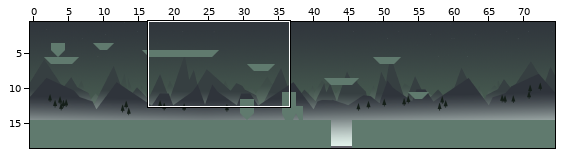
Two states of a Tiled map (JSON), assets/Tilemap/level1_ground_test.json. The picture above shows the old version from afar; the outline marks the close-up.
Close-up. Before the commit:
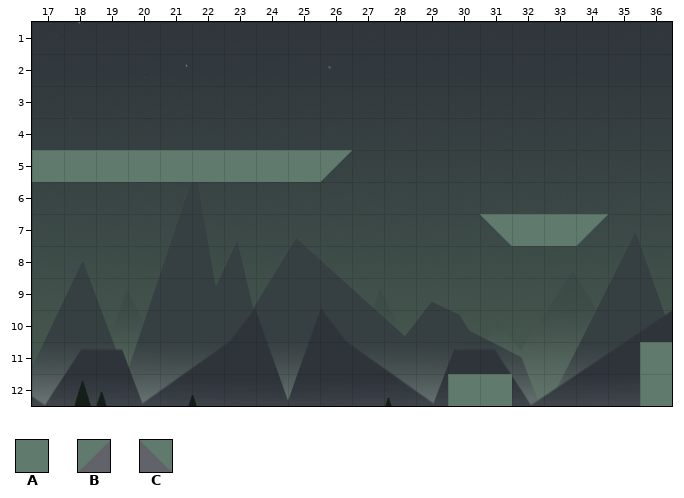
Cells are 32x32 px. Shown: x 17..36, y 1..12. The commit also changed other parts of the map, which this record leaves out.
Key: from "level1_tilemap": A 0, B 1, C 2.
_ is an empty cell.
Layer "Kachelebene 2" before, first column x 17:
 1 ____________________
 2 ____________________
 3 ____________________
 4 ____________________
 5 AAAAAAAAAB__________
 6 ____________________
 7 ______________CAAB__
 8 ____________________
 9 ____________________
10 ____________________
11 ___________________A
12 _____________AA____A
The same view after the edit:
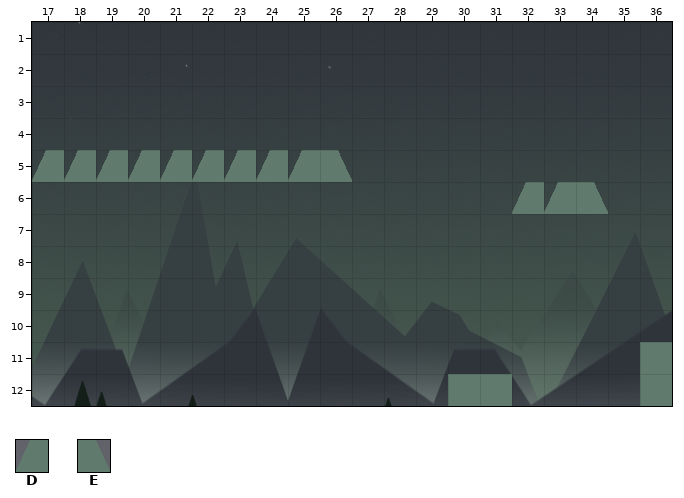
Further tiles: from "level1_tilemap": D 11, E 12.
Changes in this commit:
Changed rows in their new state; . is an unchanged cell.
Layer "Kachelebene 2":
first column x 17:
 5 DDDDDDDDDE........
 6 ...............DDE
 7 ..............____
Where, in picture pixels (left, top, right, bottom), the same in both close-ups:
changed: (32, 150, 352, 182)
changed: (480, 182, 608, 246)
